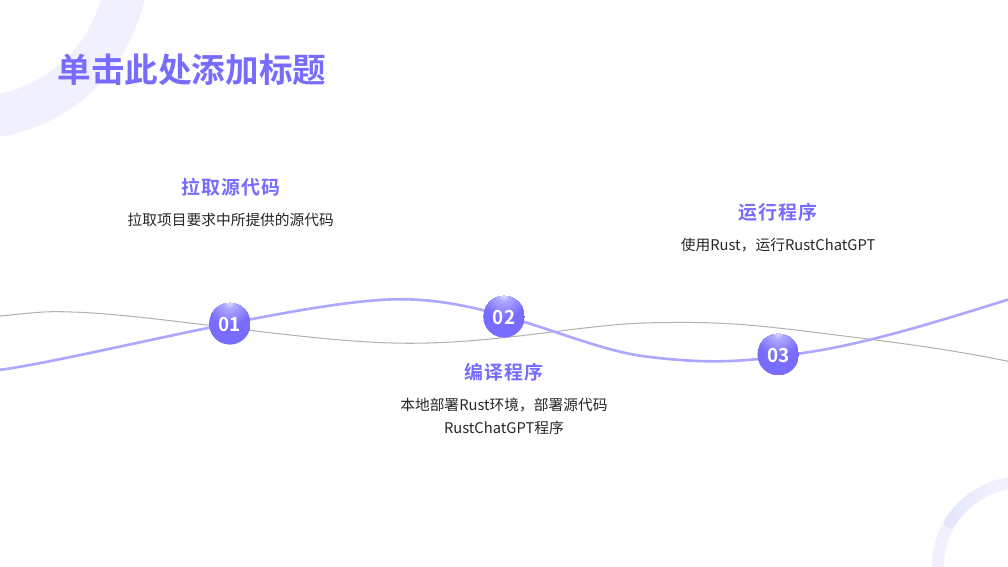
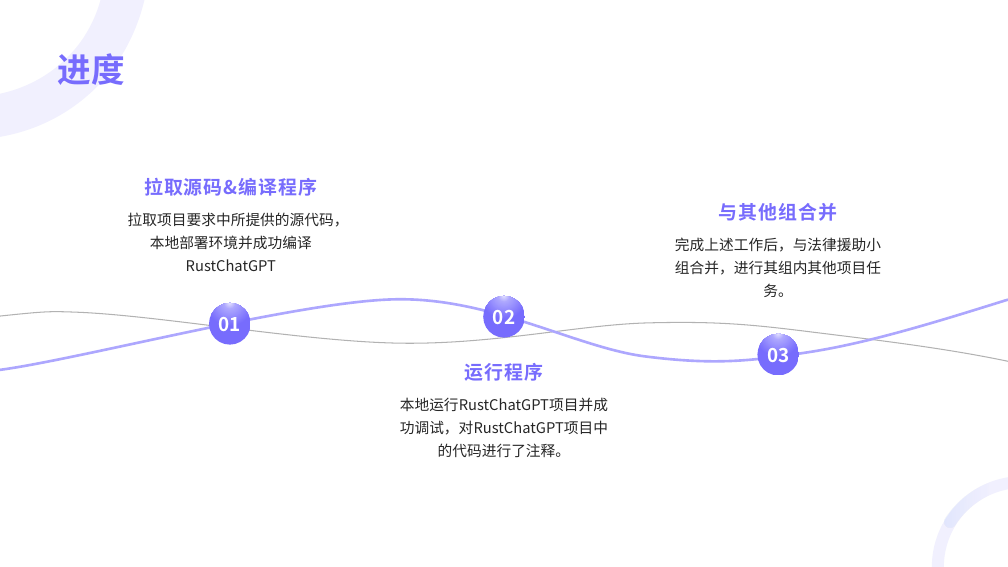
Before and after one commit to EldenPdx/Easy-ChatGPT, a slide deck: slide 8 of RustChatGPT答辩.pptx (slide 9 before the commit). Drawn at 1008x567 pixels with LibreOffice and Linux fonts; fonts in the diff are those of the drawing. Boxes give left, top, right and bottom in pixels: in the first picture for what was removed or moved away, otherwise in the second. Text is boxed around its words. In the diff, an @@ line names an element or a change of style, - is before the commit and + after.

Commit message:
添加md格式

```diff
--- a/RustChatGPT答辩.pptx
+++ b/RustChatGPT答辩.pptx
@@ title at (x1=58, y1=53, x2=125, y2=85): text changed @@
-单击此处添加标题
+进度
@@ text at (x1=144, y1=178, x2=317, y2=196): text changed @@
-拉取源代码
+拉取源码&编译程序
@@ text at (x1=719, y1=203, x2=838, y2=221): text changed @@
-运行程序
+与其他组合并
@@ text at (x1=128, y1=212, x2=349, y2=271): text changed @@
-拉取项目要求中所提供的源代码
+拉取项目要求中所提供的源代码，本地部署环境并成功编译RustChatGPT
@@ text at (x1=675, y1=237, x2=881, y2=297): text changed @@
-使用Rust，运行RustChatGPT
+完成上述工作后，与法律援助小组合并，进行其组内其他项目任务。
@@ text at (x1=464, y1=363, x2=543, y2=381): text changed @@
-编译程序
+运行程序
@@ text at (x1=400, y1=397, x2=608, y2=457): text changed @@
-本地部署Rust环境，部署源代码RustChatGPT程序
+本地运行RustChatGPT项目并成功调试，对RustChatGPT项目中的代码进行了注释。
```
Also in this commit, not shown: 7 other slides changed, 3 slides added, 2 slides removed, 29 other files.
